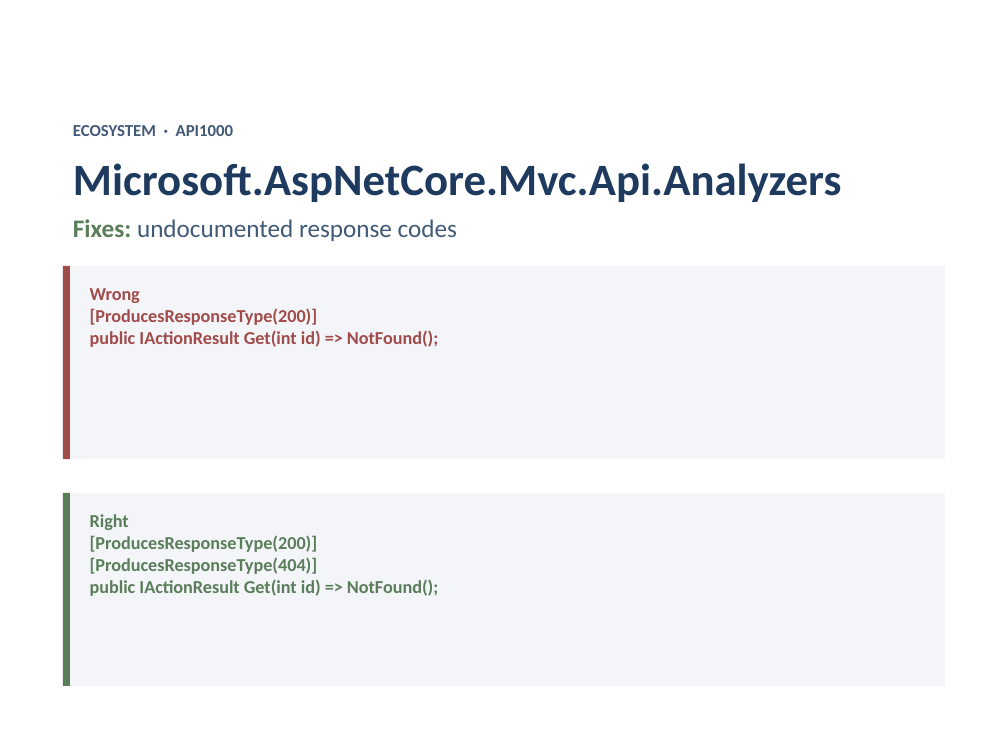
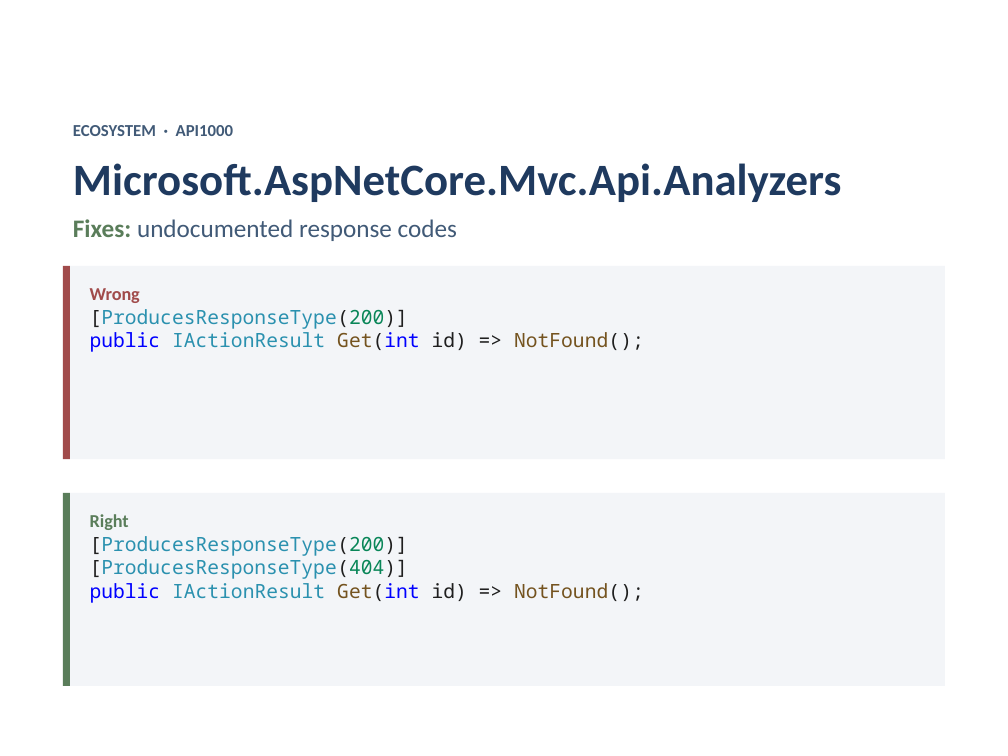
Before and after one commit to isidore/Talks, a slide deck: slide 23 of Slides/Analyzers.Net.pptx. Drawn at 1008x756 pixels with LibreOffice and Linux fonts; fonts in the diff are those of the drawing. Boxes give left, top, right and bottom in pixels: in the first picture for what was removed or moved away, otherwise in the second. Text is boxed around its words. In the diff, an @@ line names an element or a change of style, - is before the commit and + after.

Commit message:
code styling

```diff
--- a/Slides/Analyzers.Net.pptx
+++ b/Slides/Analyzers.Net.pptx
@@ rectangle "Wrong [ProducesResponseType(200)] public IActionResult Get(i ..." at [70,266,944,460]: text colour #1F3A5F to #1F1F1F in "[ProducesResponseType(200)] Get(int id) => NotFound();"; text colour #1F3A5F to #2B91AF in "[ProducesResponseType(200)] IActionResult"; text colour #1F3A5F to #098658 in "[ProducesResponseType(200)]"; text colour #1F3A5F to #0000FF in "public Get(int"; text colour #1F3A5F to #74531F in "Get(int NotFound();" @@
@@ rectangle "Right [ProducesResponseType(200)] [ProducesResponseType(404) ..." at [70,493,944,686]: text colour #1F3A5F to #1F1F1F in "[ProducesResponseType(200)] [ProducesResponseType(404)] Get( ..."; text colour #1F3A5F to #2B91AF in "[ProducesResponseType(200)] [ProducesResponseType(404)] IAct ..."; text colour #1F3A5F to #098658 in "[ProducesResponseType(200)] [ProducesResponseType(404)]"; text colour #1F3A5F to #0000FF in "public Get(int"; text colour #1F3A5F to #74531F in "Get(int NotFound();" @@
```
Also in this commit, not shown: 23 other slides changed.
